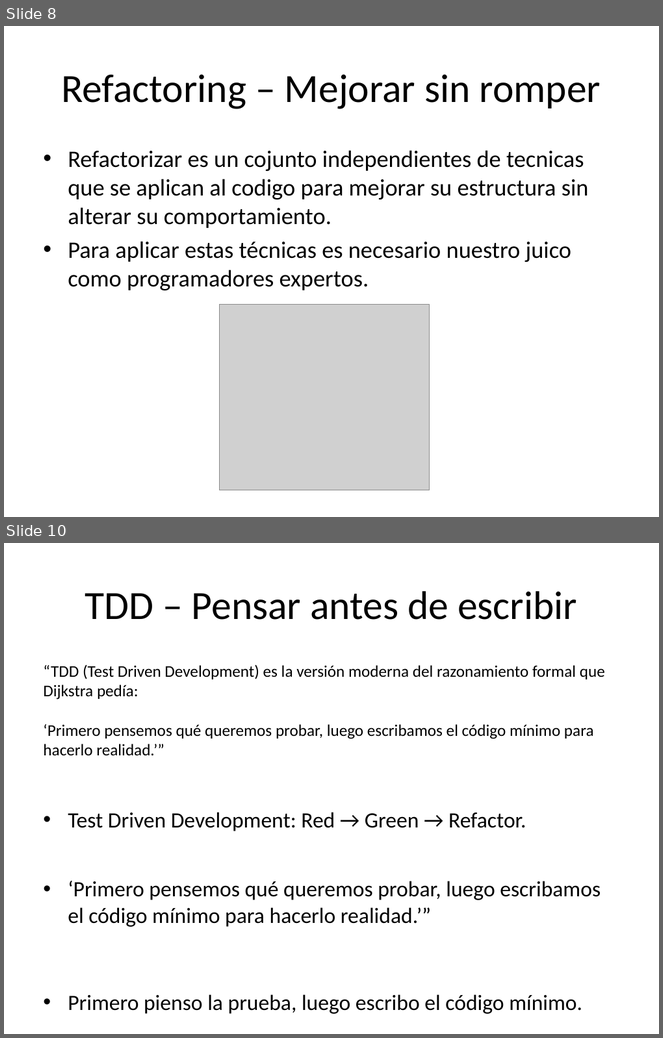
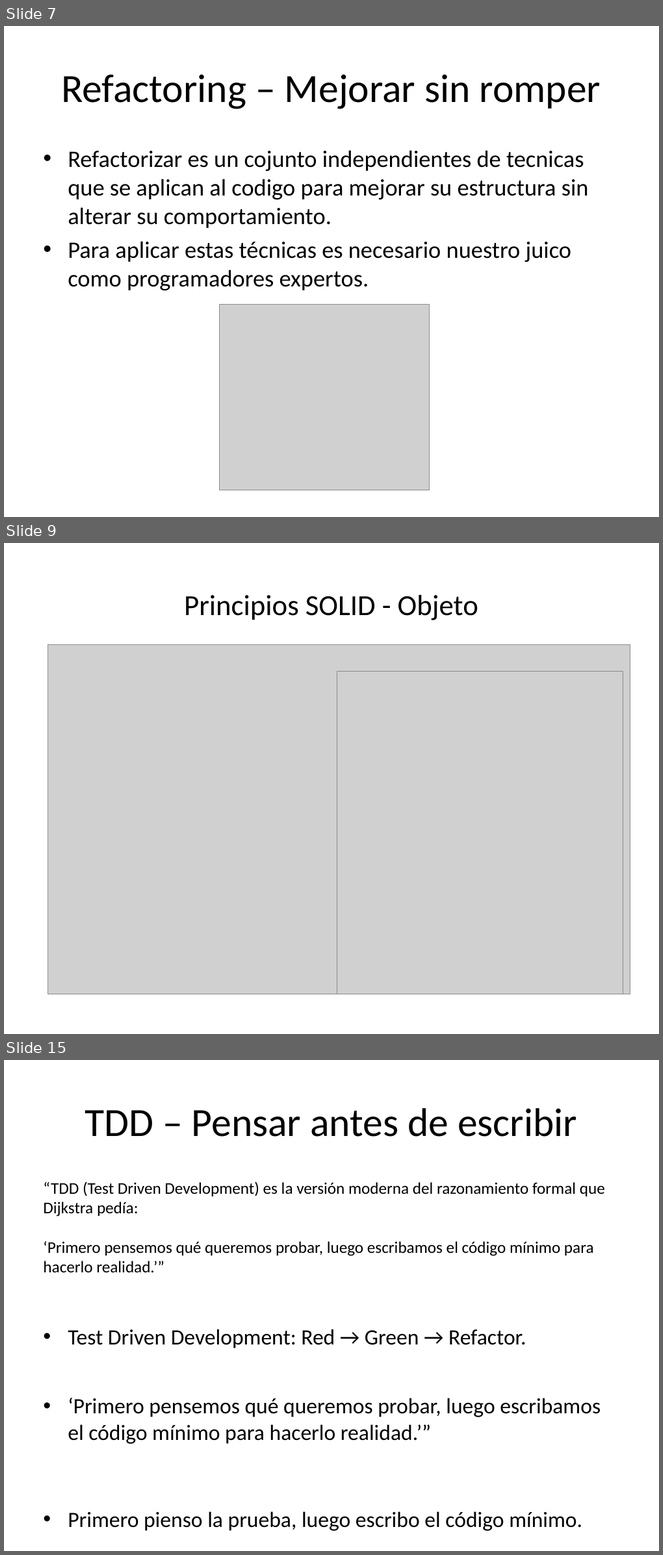
Before and after one commit to EmilioM1983/arquitectura-software-intro, a slide deck: presentacion_Emilio_Mayer.odp. Shown one above the other, each under a label of ours: slides 8 and 10 before the commit, slides 7, 9 and 15 after it; the slides between them are not shown. The pictures are 663x1038 and 663x1555 pixels, drawn with LibreOffice and Linux fonts; fonts in the diff are those of the drawing; grey boxes stand for pictures. Boxes give left, top, right and bottom in pixels: in the first picture for what was removed or moved away, otherwise in the second. Text is boxed around its words. In the diff, an @@ line names an element or a change of style, - is before the commit and + after.

```diff
--- a/presentacion_Emilio_Mayer.odp
+++ b/presentacion_Emilio_Mayer.odp
@@ slide 9 added at (4,543,659,1034), background #FFFFFF @@
@@ title added at (184,595,478,620), 32 pt, text #000000 @@
+Principios SOLID - Objeto
@@ picture added at (48,644,631,995) @@
@@ picture added at (337,671,623,995) @@
@@ picture added at (345,672,623,985) @@
@@ what was slide 8 is now slide 7 @@
@@ what was slide 10 is now slide 15 @@
```
Also in this commit, not shown: 2 slides changed, 5 other slides added, 1 slide removed.
